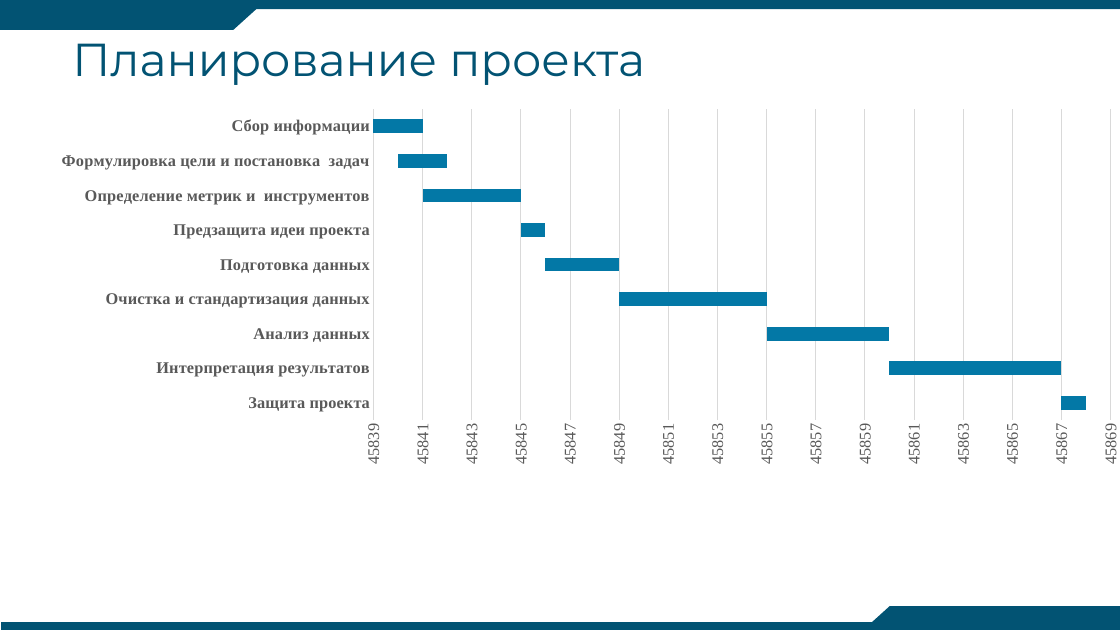
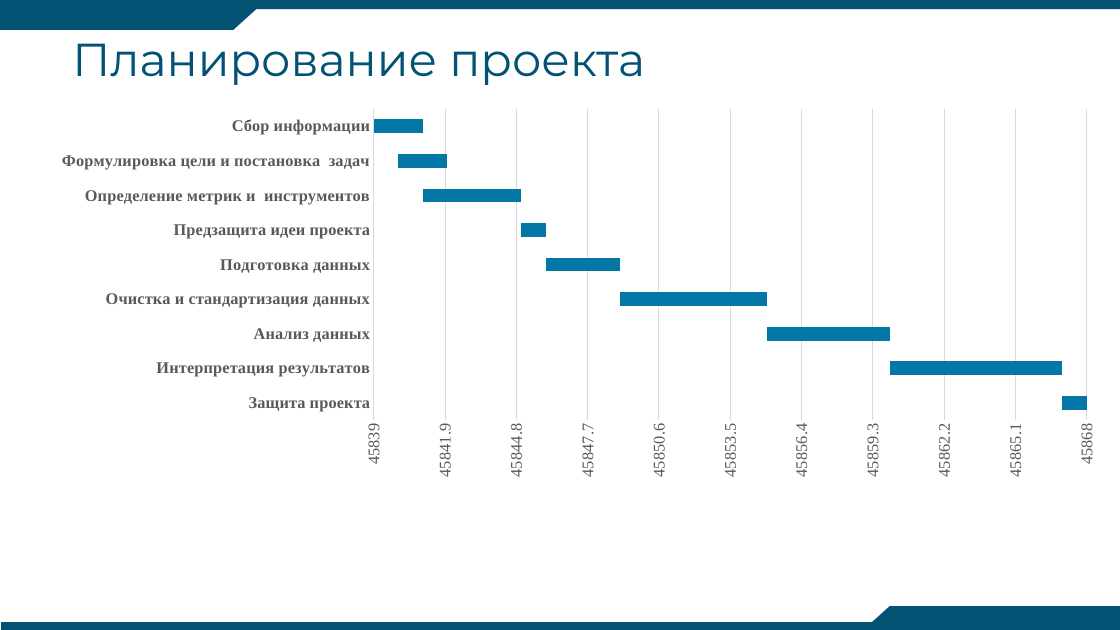
Before and after one commit to barsukVG/Project_ITSTEP, a slide deck: slide 3 of ПРЕЗЕНТАЦИЯ Барсук В.Г..pptx. Drawn at 1120x630 pixels with LibreOffice and Linux fonts; fonts in the diff are those of the drawing; background and template pictures are left out. Boxes give left, top, right and bottom in pixels: in the first picture for what was removed or moved away, otherwise in the second. Text is boxed around its words. In the diff, an @@ line names an element or a change of style, - is before the commit and + after.

```diff
--- a/ПРЕЗЕНТАЦИЯ Барсук В.Г..pptx
+++ b/ПРЕЗЕНТАЦИЯ Барсук В.Г..pptx
@@ bar stacked chart at bbox=[0, 97, 1120, 626] @@
@@ value axis changed @@
```
Also in this commit, not shown: 4 other slides changed.
